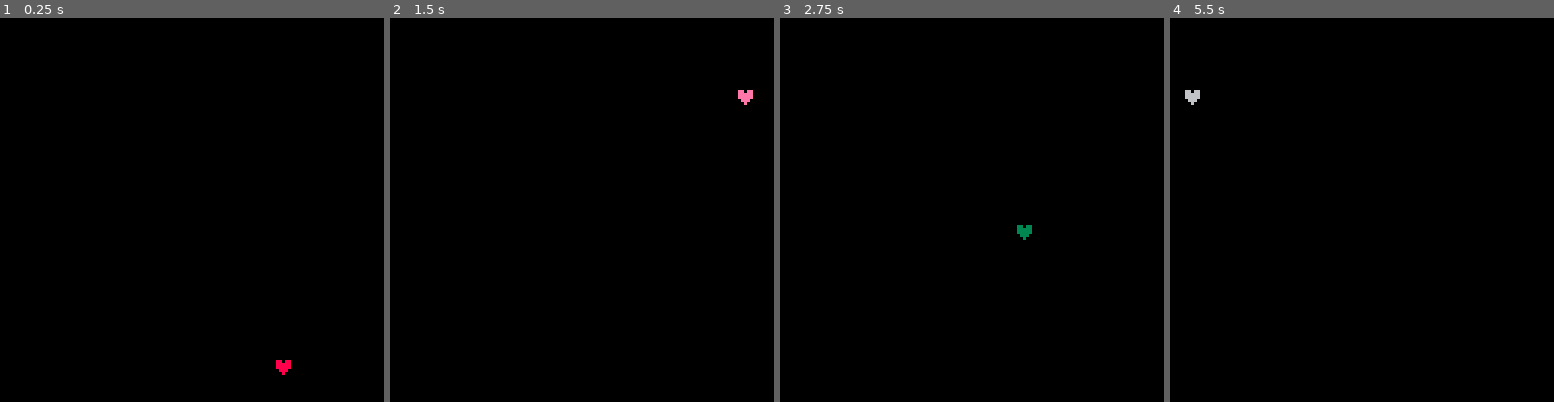
Above: before the commit, frames 1-4 (left to right).
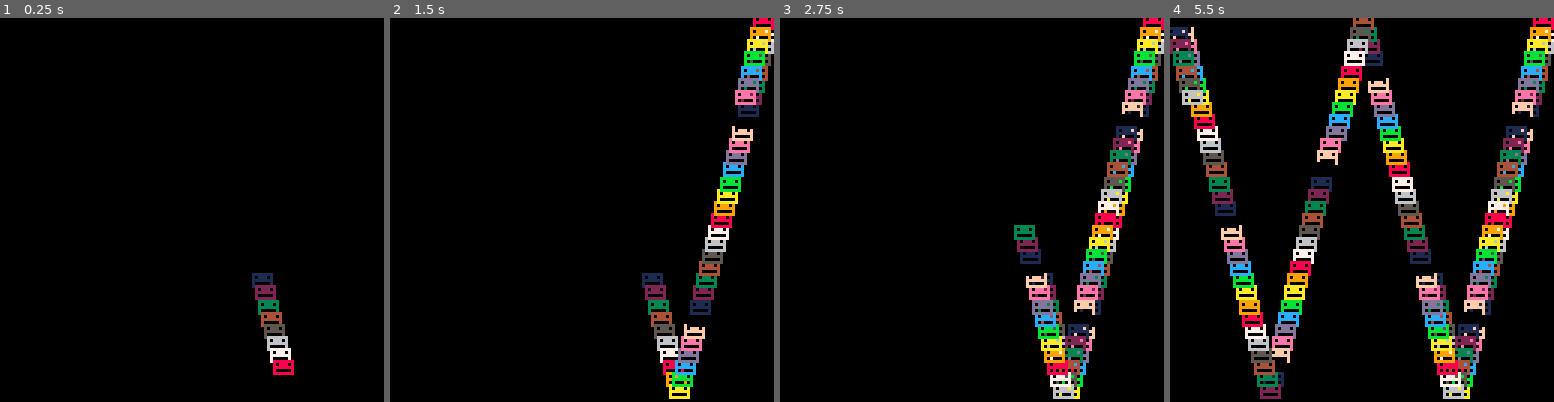
Above: after the commit, the same moments.

Repository: michaelachrisco/Pico-8-Fun
Game: PICO-8 cartridge screensaver.p8
Same seed, same stepped clock (60 frames per second), same inputs: the game is played once before the commit and once after it.
Inputs:
- Up to frame 1 (0.25 s): no input
- Up to frame 2 (1.5 s): no input
- Up to frame 3 (2.75 s): no input
- Up to frame 4 (5.5 s): no input

The runs differ from the first frame. In frame 1, 1.1% of the frame differs, in the area x 65-77%, y 66-93%; in frame 2, 5.3%; in frame 3, 7.1%; in frame 4, 17%, in the area x 0-100%, y 0-100%.

Commit message:
Add changes to screensaver

Diff:
--- a/screensaver.p8
+++ b/screensaver.p8
@@ -5,6 +5,7 @@
 -- mac
 
 function reset()
+ cls()
  xpos=rnd(122)
  ypos=rnd(122)
  xposspeed=rnd(5) + 1
@@ -12,9 +13,12 @@
 end
 
 
+symbols = {"▒", "★", "♥", "😐", "∧", "⧗", "ˇ"}
+function rndt(t) return t[1+flr(rnd(#t))] end
+
 reset()
 col=0
-you="♥"
+you=rndt(symbols)
 numloops=0
 
 
@@ -30,6 +34,7 @@
 
  if numloops>1000 then
   numloops = 0
+  you=rndt(symbols)
   reset()
  end
 
@@ -44,7 +49,7 @@
 end
 
 function _draw()
- cls()
+ --cls()
  print(you,xpos,ypos,col)
 end
 __gfx__
